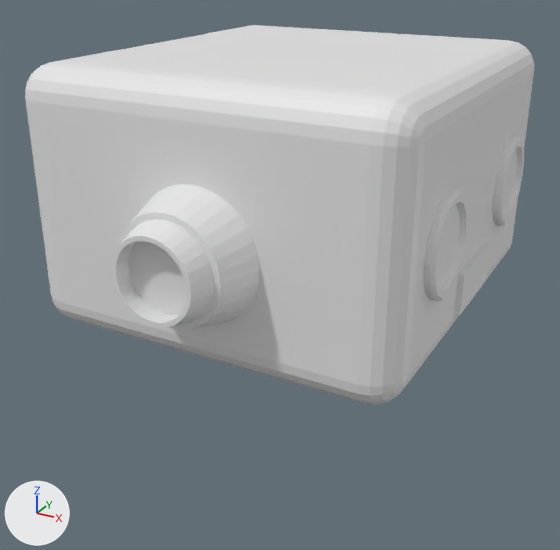
Renders of the Blender file Robo1/Robo1.blend from each side of a commit.
The view is the same before and after, from a 50 mm camera at (2.35, -4.67, 2.98) aimed at (-0.12, -0.17, 0.73). Arrows for +X, +Y and +Z are at lower left; the lights stay in place. The picture after the commit comes second.

The older version as bpy lines, for what is in view:
```python
me_cube_001 = bpy.data.meshes.new('Cube.001')
me_cube_001.from_pydata(...)  # 474 vertices, 443 faces; spans x -1.25..1.23, y -1.4..1.28, z -0.82..0.86
me_cube_002 = bpy.data.meshes.new('Cube.002')
me_cube_002.from_pydata(...)  # a box spanning x 1.025..1.264, y -0.345..0.24, z 0.839..1.114
me_cylinder_002 = bpy.data.meshes.new('Cylinder.002')
me_cylinder_002.from_pydata(...)  # a 32-sided cylinder along z spanning x -0.43..0.374, y -0.504..0.301, z 0.364..0.729
ob_boca = bpy.data.objects.new('_Boca', me_cube_002)
ob_boca.location = (0.0, -0.051, 0.0)
ob_cabeça = bpy.data.objects.new('_Cabeça', me_cube_001)
ob_cabeça.location = (0.0, 0.0, 1.43)
ob_cylinder = bpy.data.objects.new('Cylinder', me_cylinder_002)
ob_cylinder.location = (0.0, 0.0, 0.0)
# also in view: '_Orelhas' at (0.03, -0.06, 1.35); '_Olhos' at (0.92, -0.1, 1.43)
```
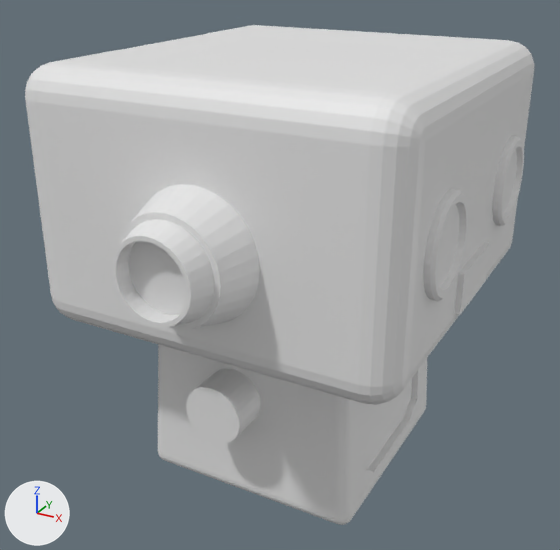
Edits to the bpy script that builds the scene:
```text
Add me_cylinder_003:
    me_cylinder_003.from_pydata(...)  # a 32-sided cylinder along z spanning x -0.279..0.133, y -0.095..0.316, z -0.313..0.099
Add me_cube:
    me_cube.from_pydata(...)  # 502 vertices, 405 faces; spans x -0.79..0.79, y -0.9..0.75, z -0.67..0.49
Change ob_cylinder:
    ob_cylinder: bpy.data.objects.new('Cylinder', me_cylinder_002) -> bpy.data.objects.new('Cylinder', me_cylinder_003)
    ob_cylinder.location: (0.0, 0.0, 0.0) -> (0.0, -0.852, 0.235)
    ob_cylinder.rotation_euler: (0.0, 0.0, 0.0) -> (-1.571, 0.0, 0.0)  # degrees (0, 0, 0) -> degrees (-90, 0, 0)
Add ob_tronco:
    ob_tronco = bpy.data.objects.new('_Tronco', me_cube)
    ob_tronco.location = (0.0, -0.019, 0.0)
```

Location of each change, (x1, y1, x2, y2) in pixels of the pictures (560 x 550 px):
'_Tronco', added: after (158, 344, 428, 525)
'Cylinder', reshaped, moved, turned (not visible before): after (186, 369, 260, 444)
